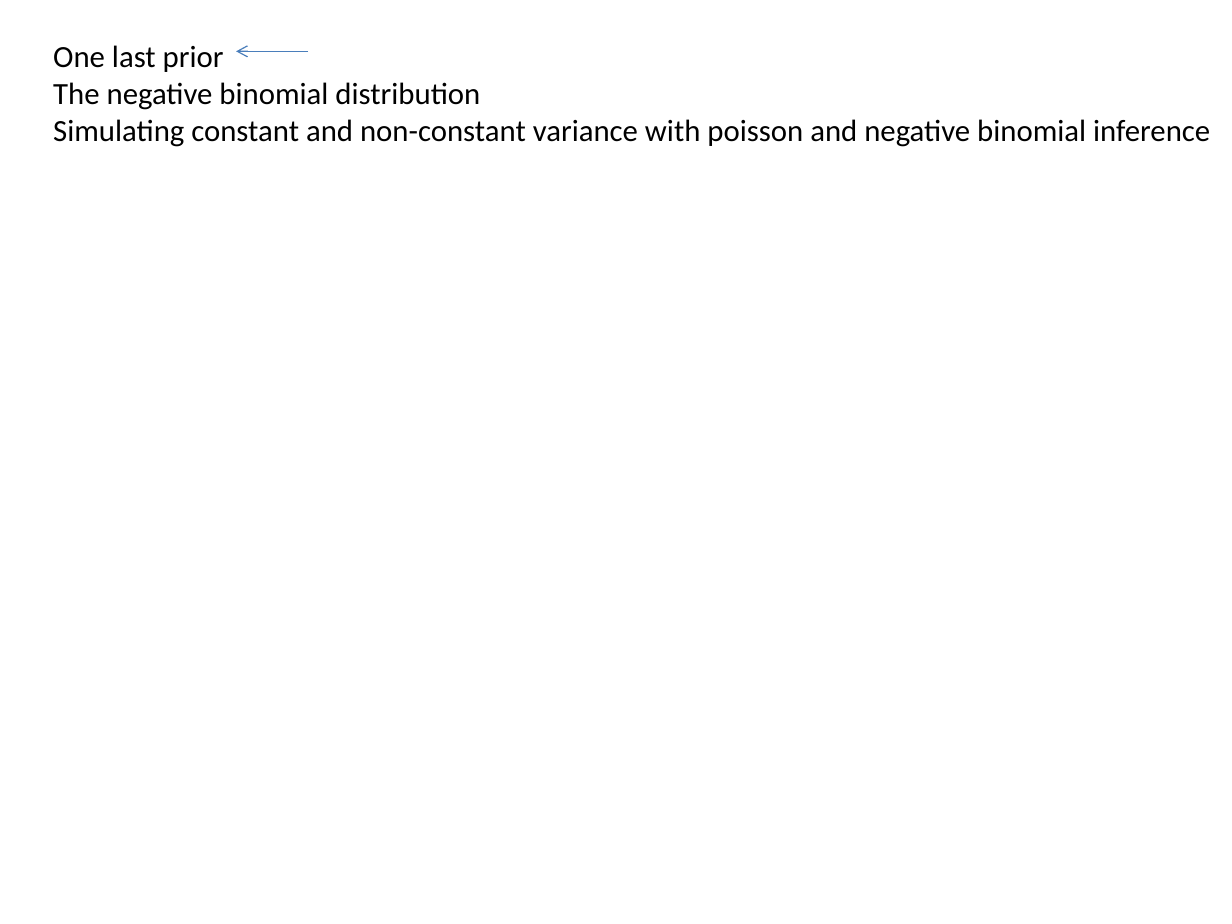
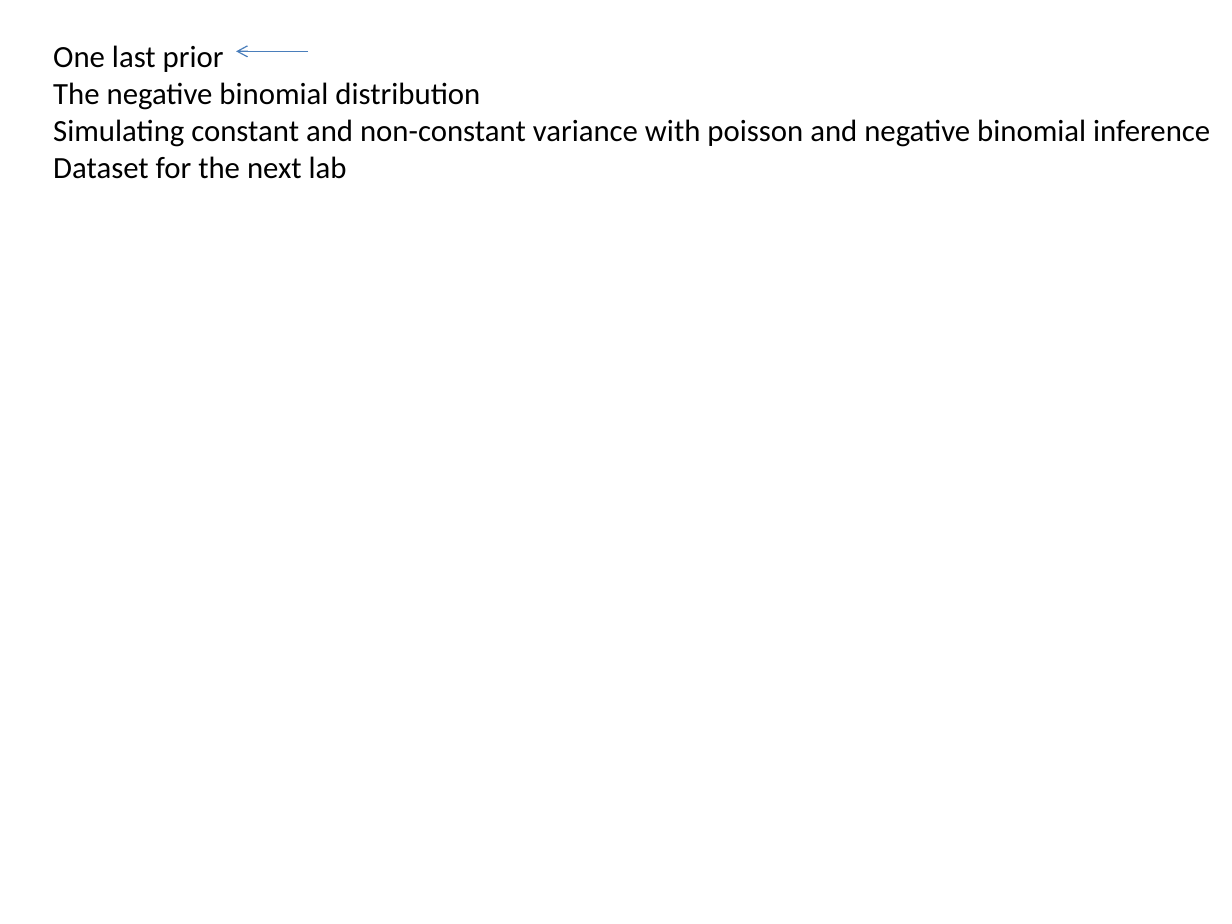
Before and after one commit to afodor/afodor.github.io, a slide deck: slide 1 of classes/stats2019/Lecture09.pptx. Drawn at 1232x924 pixels with LibreOffice and Linux fonts; fonts in the diff are those of the drawing. Boxes give left, top, right and bottom in pixels: in the first picture for what was removed or moved away, otherwise in the second. Text is boxed around its words. In the diff, an @@ line names an element or a change of style, - is before the commit and + after.

Commit message:
add intro to dataset for lab 9

```diff
--- a/classes/stats2019/Lecture09.pptx
+++ b/classes/stats2019/Lecture09.pptx
@@ text at [53,156,347,179]: paragraph added @@
+Dataset for the next lab
```
Also in this commit, not shown: 2 other slides changed, 12 slides added, 1 other file.
